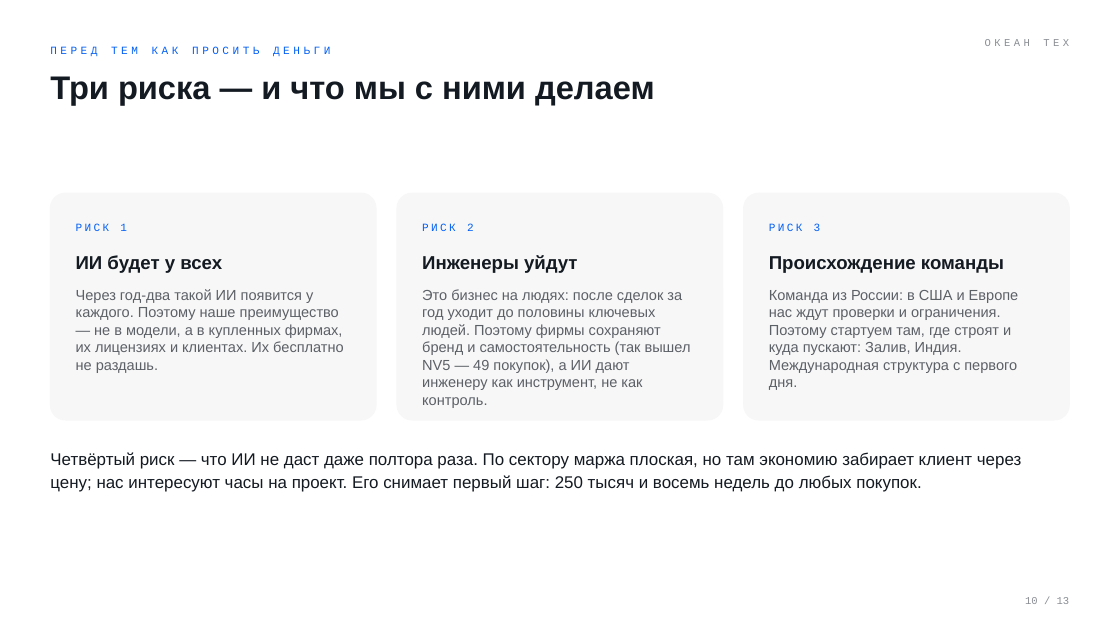
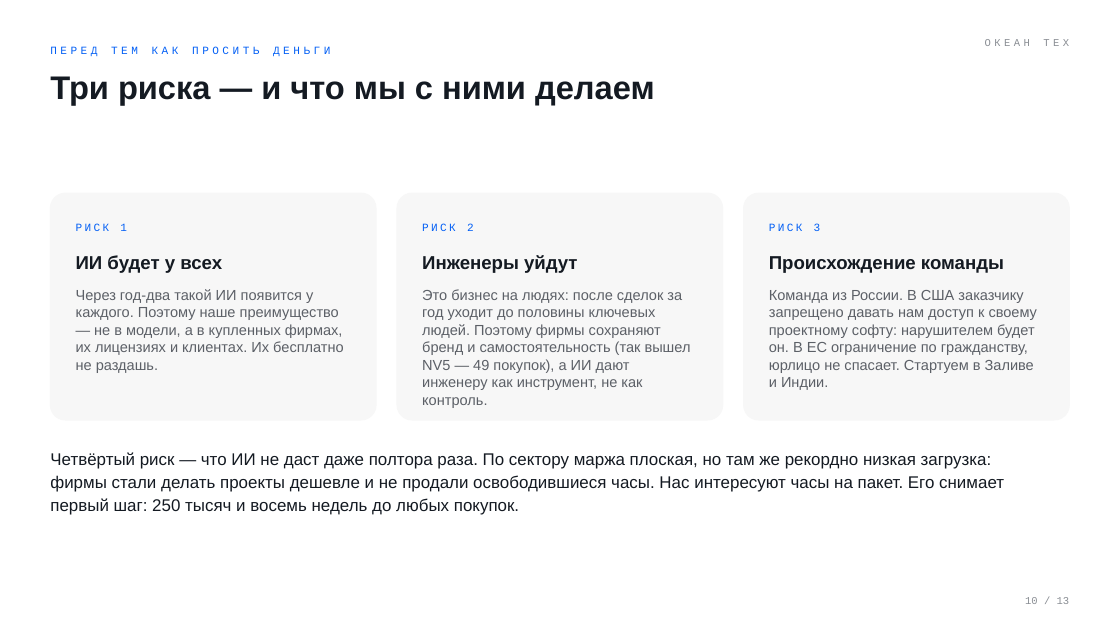
Before and after one commit to komoroshin/research, a slide deck: slide 10 of ai-case-library/research/ventures/grid-plain-deck.pptx. Drawn at 1120x630 pixels with LibreOffice and Linux fonts; fonts in the diff are those of the drawing. Boxes give left, top, right and bottom in pixels: in the first picture for what was removed or moved away, otherwise in the second. Text is boxed around its words. In the diff, an @@ line names an element or a change of style, - is before the commit and + after.

```diff
--- a/ai-case-library/research/ventures/grid-plain-deck.pptx
+++ b/ai-case-library/research/ventures/grid-plain-deck.pptx
@@ text at bbox=[769, 290, 1038, 390]: text changed @@
-Команда из России: в США и Европе нас ждут проверки и ограничения. Поэтому стартуем там, где строят и куда пускают: Залив, Индия. Международная структура с первого дня.
+Команда из России. В США заказчику запрещено давать нам доступ к своему проектному софту: нарушителем будет он. В ЕС ограничение по гражданству, юрлицо не спасает. Стартуем в Заливе и Индии.
@@ text at bbox=[50, 452, 1004, 515]: text changed @@
-Четвёртый риск — что ИИ не даст даже полтора раза. По сектору маржа плоская, но там экономию забирает клиент через цену; нас интересуют часы на проект. Его снимает первый шаг: 250 тысяч и восемь недель до любых покупок.
+Четвёртый риск — что ИИ не даст даже полтора раза. По сектору маржа плоская, но там же рекордно низкая загрузка: фирмы стали делать проекты дешевле и не продали освободившиеся часы. Нас интересуют часы на пакет. Его снимает первый шаг: 250 тысяч и восемь недель до любых покупок.
```
Also in this commit, not shown: 14 other files.
